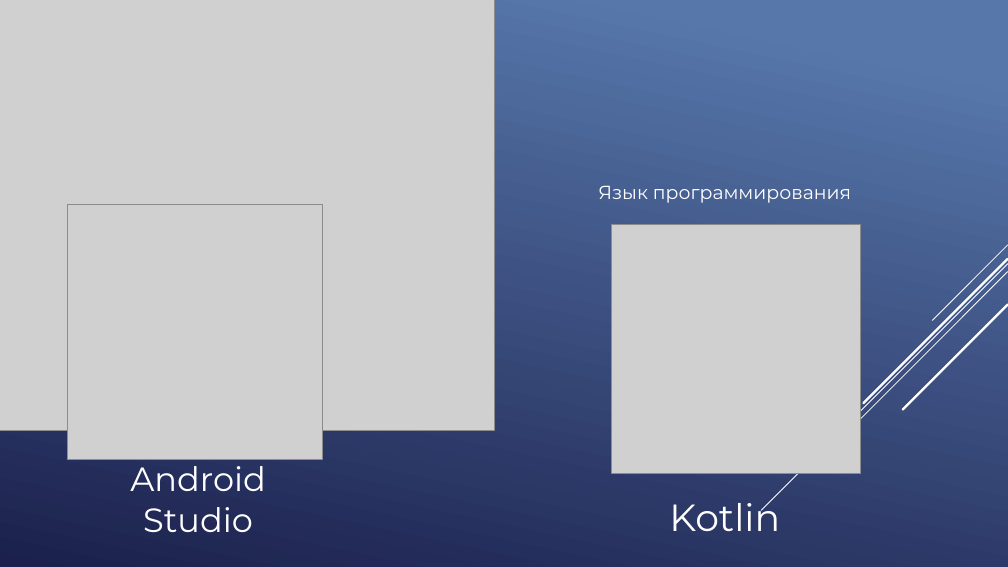
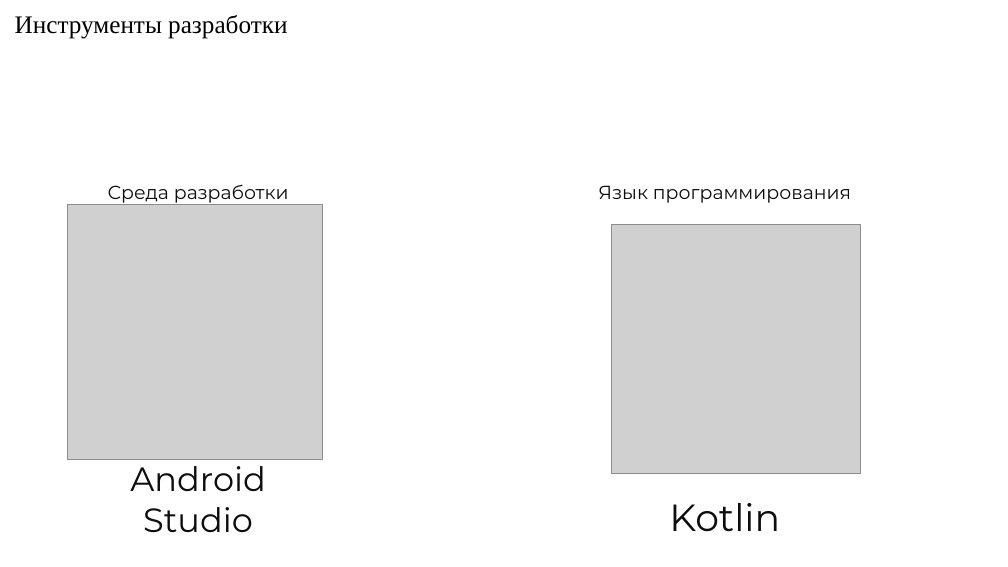
Before and after one commit to Taburet-Killer/Checkers, a slide deck: slide 3 of презентация_по_курсовому_проекту.pptx (slide 4 before the commit). Drawn at 1008x567 pixels with LibreOffice and Linux fonts; fonts in the diff are those of the drawing; grey boxes stand for pictures. Boxes give left, top, right and bottom in pixels: in the first picture for what was removed or moved away, otherwise in the second. Text is boxed around its words. In the diff, an @@ line names an element or a change of style, - is before the commit and + after.

```diff
--- a/презентация_по_курсовому_проекту.pptx
+++ b/презентация_по_курсовому_проекту.pptx
@@ background gradient #5877AB to #1C204D to #FFFFFF @@
@@ picture removed at [0, 0, 495, 430] @@
@@ text added at [15, 15, 287, 39], 24 pt, text #000000 @@
+Инструменты разработки
@@ text added at [108, 185, 289, 205], 18 pt, text #0D0D0D @@
+Среда разработки
@@ group removed at [761, 245, 1008, 510]: 5 lines @@
@@ text colour #FFFFFF to #0D0D0D in 3 elements at [598, 185, 851, 203], [130, 459, 266, 533], [669, 503, 780, 531] @@
```
Also in this commit, not shown: 3 other slides changed, 5 slides added, 5 slides removed.
